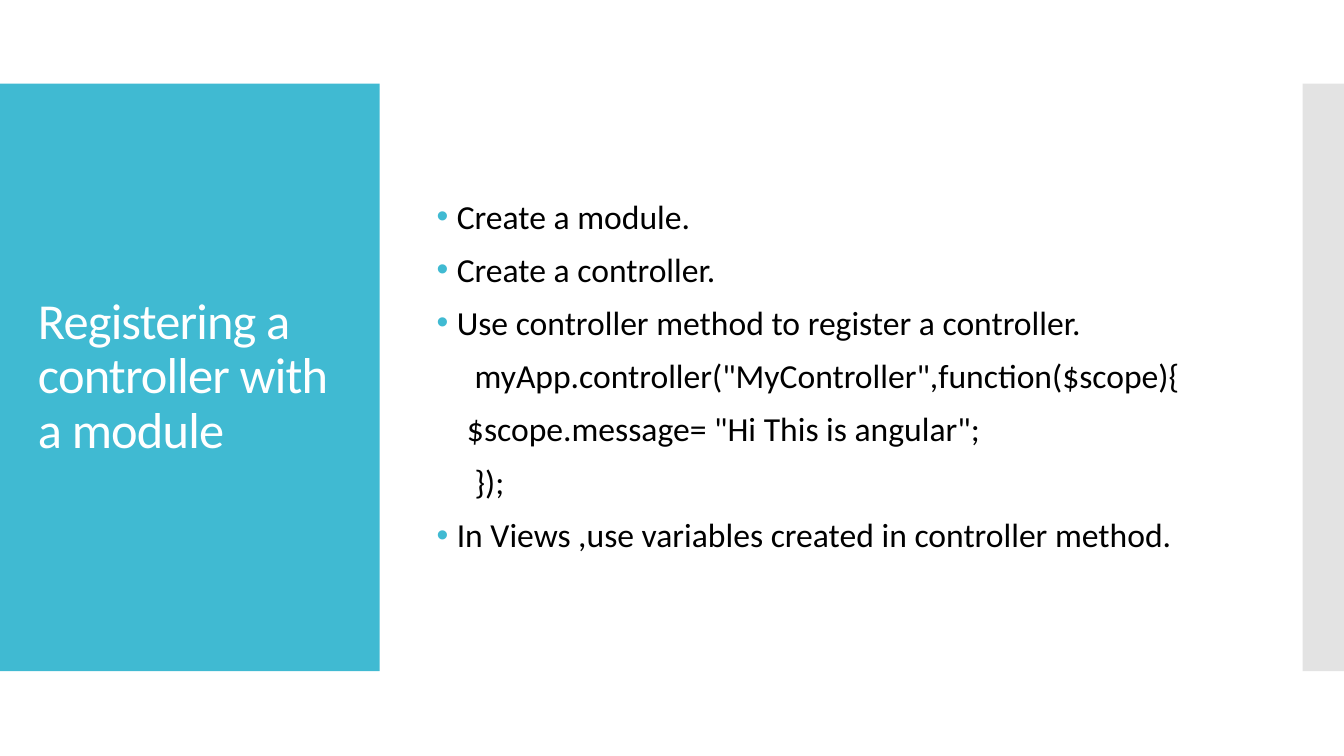
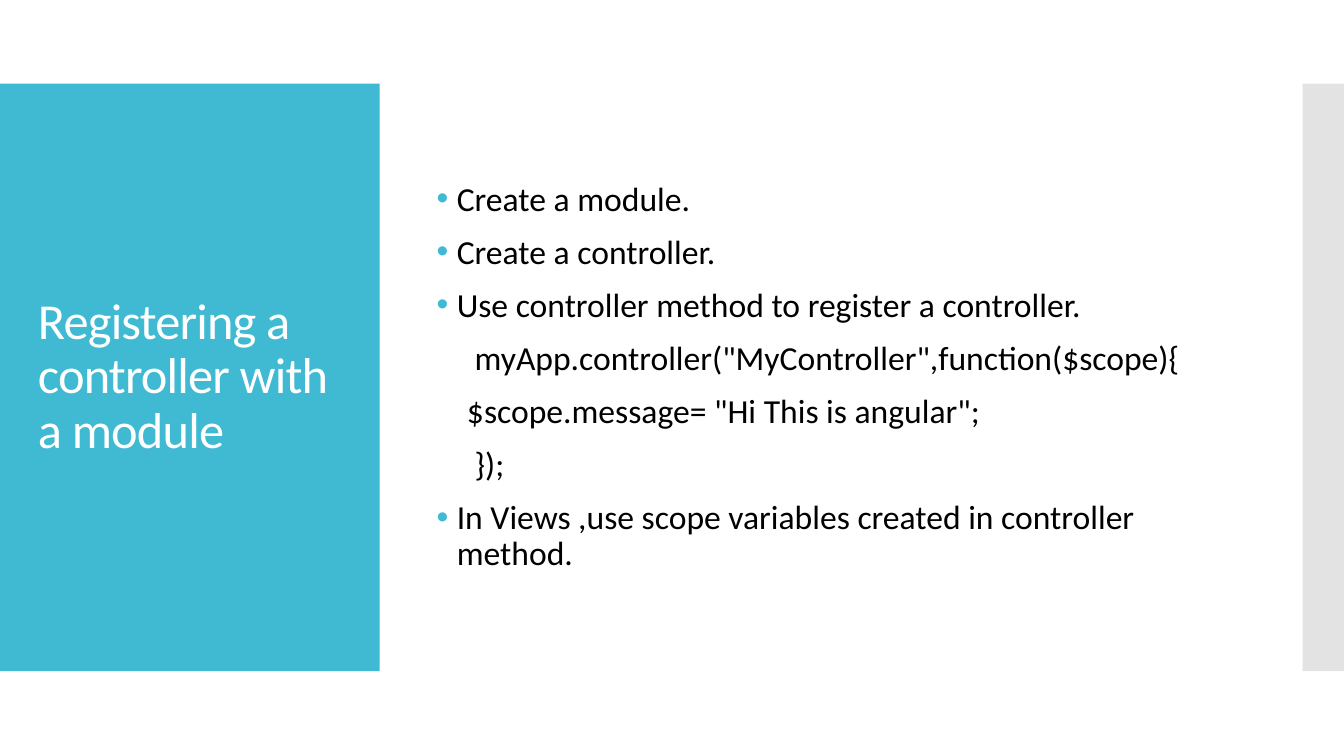
Before and after one commit to webelf000/angular_sample_app, a slide deck: slide 10 of Angular JS - Workshop.pptx. Drawn at 1344x756 pixels with LibreOffice and Linux fonts; fonts in the diff are those of the drawing. Boxes give left, top, right and bottom in pixels: in the first picture for what was removed or moved away, otherwise in the second. Text is boxed around its words. In the diff, an @@ line names an element or a change of style, - is before the commit and + after.

Commit message:
Commit PPT

```diff
--- a/Angular JS - Workshop.pptx
+++ b/Angular JS - Workshop.pptx
@@ text at box(457, 505, 1134, 566): text changed @@
-• In Views ,use variables created in controller method.
+• In Views ,use scope variables created in controller method.
```
Also in this commit, not shown: 3 other slides changed, 1 slide added.
